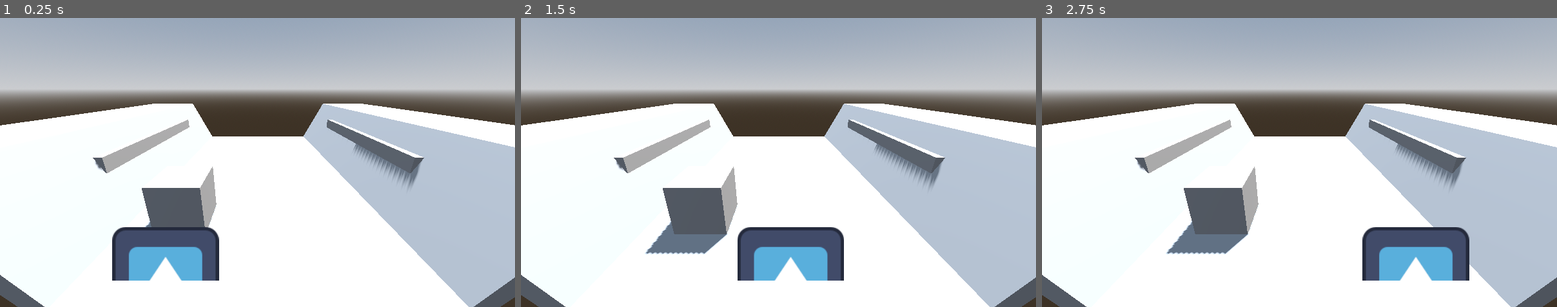
Above: before the commit, frames 1-3 (left to right).
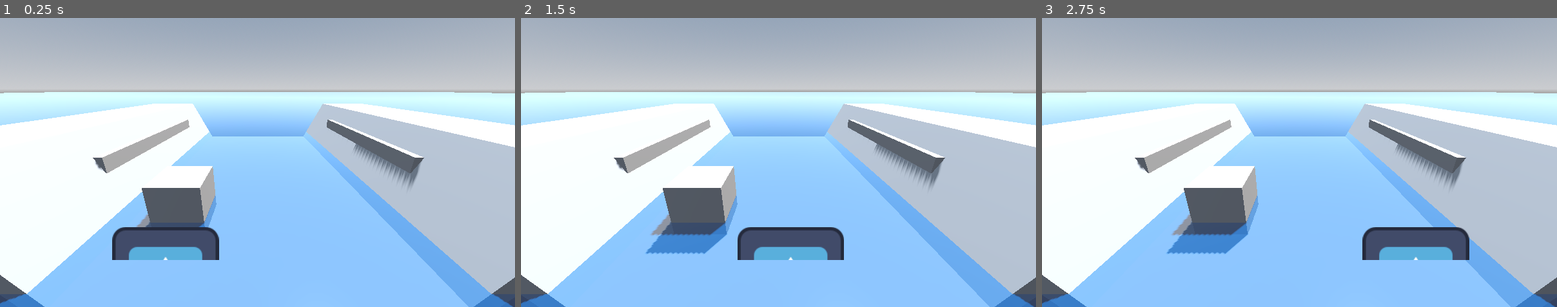
Above: after the commit, the same moments.

Repository: NahuelArrieta/RataSurfer
Game: Godot game, scene res://level/level.tscn
The game is run twice, just before and just after one commit, with the same random seed, the same clock (stepped at 60 frames per second) and the same inputs. The engine's default icon, where the game draws it, is replaced by a stand-in: a white triangle on a blue panel in a dark square.
Inputs:
- Up to frame 1 (0.25 s): no input
- Up to frame 2 (1.5 s): tap Enter at 0.5 s; hold Right (right) 0.53-1.28 s; tap Space at 1.25 s; hold Down (down) from 1.28 s (still down)
- Up to frame 3 (2.75 s): tap Enter at 2 s; release Down (down) at 2.03 s; hold Right (right) from 2.03 s (still down)

The runs differ from the first frame. In frame 1, 39% of the frame differs, in the area x 0-100%, y 25-100%; in frame 2, 38%; in frame 3, 38%.

Commit message:
add water

Diff:
--- a/entities/player.tscn
+++ b/entities/player.tscn
@@ -1,7 +1,9 @@
-[gd_scene load_steps=3 format=3 uid="uid://5ylubghgfke4"]
+[gd_scene load_steps=4 format=3 uid="uid://5ylubghgfke4"]
 
 [ext_resource type="Texture2D" uid="uid://ck5rvx6etc8mn" path="res://icon.svg" id="1_merdl"]
 [ext_resource type="Script" uid="uid://n3cq2i6dore5" path="res://entities/movement_handler.gd" id="2_b0kkn"]
+
+[sub_resource type="ImporterMesh" id="ImporterMesh_b0kkn"]
 
 [node name="Player" type="CharacterBody3D"]
 
@@ -22,3 +24,6 @@
 target_position = Vector3(5, 0, 0)
 collision_mask = 128
 collide_with_areas = true
+
+[node name="ImporterMeshInstance3D" type="ImporterMeshInstance3D" parent="."]
+mesh = SubResource("ImporterMesh_b0kkn")
--- a/level/level.tscn
+++ b/level/level.tscn
@@ -18,6 +18,154 @@
 [sub_resource type="BoxShape3D" id="BoxShape3D_5gx2l"]
 size = Vector3(3.39694, 0.511353, 1.15775)
 
+[sub_resource type="BoxMesh" id="BoxMesh_5gx2l"]
+size = Vector3(1000, 0.01, 1000)
+
+[sub_resource type="Shader" id="Shader_5gx2l"]
+code = "// NOTE: Shader automatically converted from Godot Engine 4.4.1.stable's StandardMaterial3D.
+
+shader_type spatial;
+render_mode blend_mix, depth_draw_always, cull_back, diffuse_burley, specular_schlick_ggx;
+
+uniform vec4 albedo : source_color;
+uniform sampler2D texture_albedo : source_color, filter_linear_mipmap, repeat_enable;
+uniform ivec2 albedo_texture_size;
+uniform float point_size : hint_range(0.1, 128.0, 0.1);
+
+uniform float roughness : hint_range(0.0, 1.0);
+uniform sampler2D texture_metallic : hint_default_white, filter_linear_mipmap, repeat_enable;
+uniform vec4 metallic_texture_channel;
+uniform sampler2D texture_roughness : hint_roughness_a, filter_linear_mipmap, repeat_enable;
+
+uniform float specular : hint_range(0.0, 1.0, 0.01);
+uniform float metallic : hint_range(0.0, 1.0, 0.01);
+
+uniform sampler2D texture_refraction : filter_linear_mipmap, repeat_enable;
+uniform float refraction : hint_range(-1.0, 1.0, 0.001);
+uniform vec4 refraction_texture_channel;
+uniform sampler2D screen_texture : hint_screen_texture, repeat_disable, filter_linear_mipmap;
+uniform sampler2D depth_texture : hint_depth_texture, repeat_disable, filter_nearest;
+
+uniform sampler2D texture_normal : hint_roughness_normal, filter_linear_mipmap, repeat_enable;
+uniform float normal_scale : hint_range(-16.0, 16.0);
+varying vec3 uv1_triplanar_pos;
+
+uniform float uv1_blend_sharpness : hint_range(0.0, 150.0, 0.001);
+varying vec3 uv1_power_normal;
+
+uniform vec3 uv1_scale;
+uniform vec3 uv1_offset;
+uniform vec3 uv2_scale;
+uniform vec3 uv2_offset;
+
+void vertex() {
+	vec3 normal = MODEL_NORMAL_MATRIX * NORMAL;
+
+	TANGENT = vec3(0.0, 0.0, -1.0) * abs(normal.x);
+	TANGENT += vec3(1.0, 0.0, 0.0) * abs(normal.y);
+	TANGENT += vec3(1.0, 0.0, 0.0) * abs(normal.z);
+	TANGENT = inverse(MODEL_NORMAL_MATRIX) * normalize(TANGENT);
+
+	BINORMAL = vec3(0.0, 1.0, 0.0) * abs(normal.x);
+	BINORMAL += vec3(0.0, 0.0, -1.0) * abs(normal.y);
+	BINORMAL += vec3(0.0, 1.0, 0.0) * abs(normal.z);
+	BINORMAL = inverse(MODEL_NORMAL_MATRIX) * normalize(BINORMAL);
+
+	// UV1 Triplanar: Enabled (with World Triplanar)
+	uv1_power_normal = pow(abs(normal), vec3(uv1_blend_sharpness));
+	uv1_triplanar_pos = (MODEL_MATRIX * vec4(VERTEX, 1.0)).xyz * uv1_scale + uv1_offset;
+	uv1_power_normal /= dot(uv1_power_normal, vec3(1.0));
+	uv1_triplanar_pos *= vec3(1.0, -1.0, 1.0);
+}
+
+vec4 triplanar_texture(sampler2D p_sampler, vec3 p_weights, vec3 p_triplanar_pos) {
+	vec4 samp = vec4(0.0);
+	samp += texture(p_sampler, p_triplanar_pos.xy) * p_weights.z;
+	samp += texture(p_sampler, p_triplanar_pos.xz) * p_weights.y;
+	samp += texture(p_sampler, p_triplanar_pos.zy * vec2(-1.0, 1.0)) * p_weights.x;
+	return samp;
+}
+
+void fragment() {
+	vec4 albedo_tex = triplanar_texture(texture_albedo, uv1_power_normal, uv1_triplanar_pos);
+
+	// Albedo Texture Force sRGB: Enabled
+	albedo_tex.rgb = mix(
+			pow((albedo_tex.rgb + vec3(0.055)) * (1.0 / (1.0 + 0.055)), vec3(2.4)),
+			albedo_tex.rgb.rgb * (1.0 / 12.92),
+			lessThan(albedo_tex.rgb, vec3(0.04045)));
+	ALBEDO = albedo.rgb * albedo_tex.rgb;
+
+	float metallic_tex = dot(triplanar_texture(texture_metallic, uv1_power_normal, uv1_triplanar_pos), metallic_texture_channel);
+	METALLIC = metallic_tex * metallic;
+	SPECULAR = specular;
+
+	vec4 roughness_texture_channel = vec4(0.0, 0.0, 0.0, 1.0);
+	float roughness_tex = dot(triplanar_texture(texture_roughness, uv1_power_normal, uv1_triplanar_pos), roughness_texture_channel);
+	ROUGHNESS = roughness_tex * roughness;
+
+	// Normal Map: Enabled
+	NORMAL_MAP = triplanar_texture(texture_normal, uv1_power_normal, uv1_triplanar_pos).rgb;
+	NORMAL_MAP_DEPTH = normal_scale;
+
+	// Refraction: Enabled (with normal map texture)
+	vec3 unpacked_normal = NORMAL_MAP;
+	unpacked_normal.xy = unpacked_normal.xy * 2.0 - 1.0;
+	unpacked_normal.z = sqrt(max(0.0, 1.0 - dot(unpacked_normal.xy, unpacked_normal.xy)));
+	vec3 ref_normal = normalize(mix(
+			NORMAL,
+			TANGENT * unpacked_normal.x + BINORMAL * unpacked_normal.y + NORMAL * unpacked_normal.z,
+			NORMAL_MAP_DEPTH));
+	vec2 ref_ofs = SCREEN_UV - ref_normal.xy * dot(triplanar_texture(texture_refraction, uv1_power_normal, uv1_triplanar_pos), refraction_texture_channel) * refraction;
+
+	float ref_amount = 1.0 - albedo.a * albedo_tex.a;
+
+	float refraction_depth_tex = textureLod(depth_texture, ref_ofs, 0.0).r;
+	vec4 refraction_view_pos = INV_PROJECTION_MATRIX * vec4(SCREEN_UV * 2.0 - 1.0, refraction_depth_tex, 1.0);
+	refraction_view_pos.xyz /= refraction_view_pos.w;
+
+	// If the depth buffer is lower then the model's Z position, use the refracted UV, otherwise use the normal screen UV.
+	// At low depth differences, decrease refraction intensity to avoid sudden discontinuities.
+	EMISSION += textureLod(screen_texture, mix(SCREEN_UV, ref_ofs, smoothstep(0.0, 1.0, VERTEX.z - refraction_view_pos.z)), ROUGHNESS * 8.0).rgb * ref_amount * EXPOSURE;
+	ALBEDO *= 1.0 - ref_amount;
+	// Force transparency on the material (required for refraction).
+	ALPHA = 1.0;
+}
+"
+
+[sub_resource type="FastNoiseLite" id="FastNoiseLite_qohg2"]
+
+[sub_resource type="NoiseTexture2D" id="NoiseTexture2D_vkbyq"]
+seamless = true
+as_normal_map = true
+noise = SubResource("FastNoiseLite_qohg2")
+
+[sub_resource type="NoiseTexture2D" id="NoiseTexture2D_ktfr2"]
+seamless = true
+as_normal_map = true
+noise = SubResource("FastNoiseLite_qohg2")
+
+[sub_resource type="ShaderMaterial" id="ShaderMaterial_qohg2"]
+render_priority = 0
+shader = SubResource("Shader_5gx2l")
+shader_parameter/albedo = Color(0.0470588, 0.317647, 0.545098, 0.584314)
+shader_parameter/albedo_texture_size = Vector2i(0, 0)
+shader_parameter/point_size = 1.0
+shader_parameter/roughness = 0.0
+shader_parameter/metallic_texture_channel = Vector4(1, 0, 0, 0)
+shader_parameter/specular = 0.5
+shader_parameter/metallic = 0.0
+shader_parameter/texture_refraction = SubResource("NoiseTexture2D_ktfr2")
+shader_parameter/refraction = -0.425
+shader_parameter/refraction_texture_channel = Vector4(1, 0, 0, 0)
+shader_parameter/texture_normal = SubResource("NoiseTexture2D_vkbyq")
+shader_parameter/normal_scale = 1.0
+shader_parameter/uv1_blend_sharpness = 1.0
+shader_parameter/uv1_scale = Vector3(100, 100, 100)
+shader_parameter/uv1_offset = Vector3(0.04, 0.04, 0.04)
+shader_parameter/uv2_scale = Vector3(1, 1, 1)
+shader_parameter/uv2_offset = Vector3(0, 0, 0)
+
 [node name="Level" type="Node3D"]
 
 [node name="WorldEnvironment" type="WorldEnvironment" parent="."]
@@ -55,3 +203,8 @@
 transform = Transform3D(0.0851974, 0, 0, 0, 0.999992, 0, 0, 0, 4.99997, 4.00117, 0.0183326, -1.57021)
 shape = SubResource("BoxShape3D_5gx2l")
 debug_color = Color(0.992157, 0, 0.227451, 1)
+
+[node name="MeshInstance3D" type="MeshInstance3D" parent="."]
+transform = Transform3D(1, 0, 0, 0, 1, 0, 0, 0, 1, -15.6035, 0.909212, -8.48823)
+mesh = SubResource("BoxMesh_5gx2l")
+surface_material_override/0 = SubResource("ShaderMaterial_qohg2")
Binary file added: art/object3D/ModuloRejas.002.glb
Not shown, added: art/object3D/ModuloRejas.002.glb.import
Not shown: 1 places in level/level.tscn that only renumber resources
